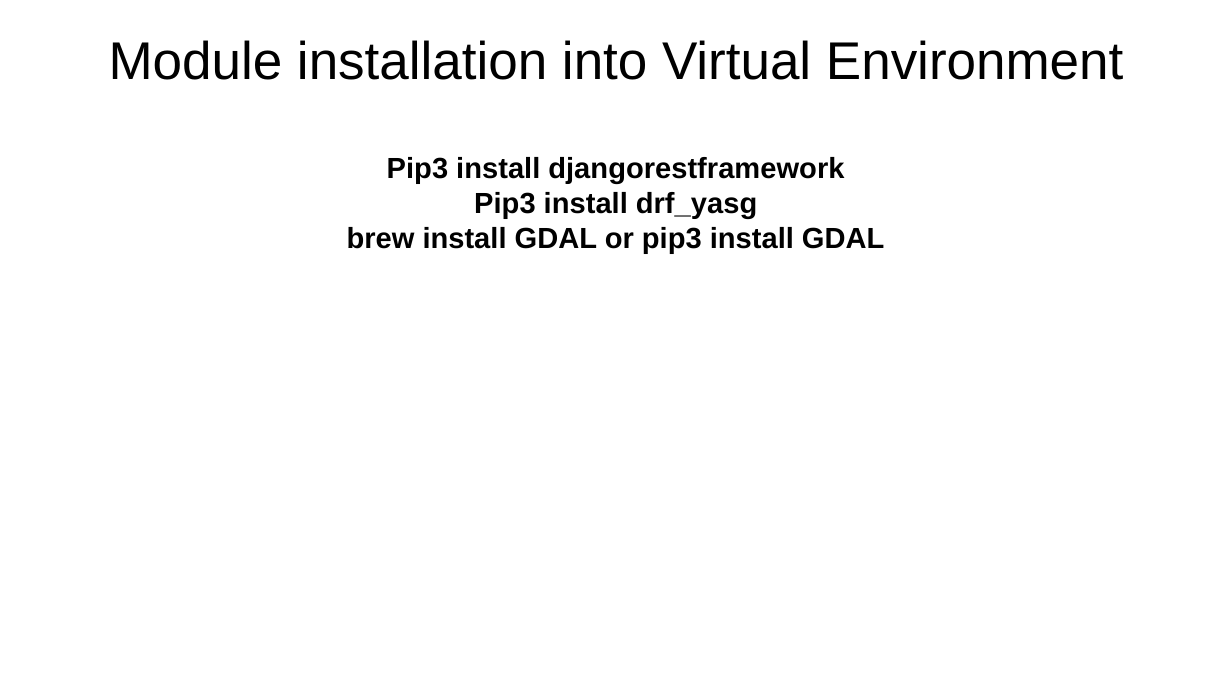
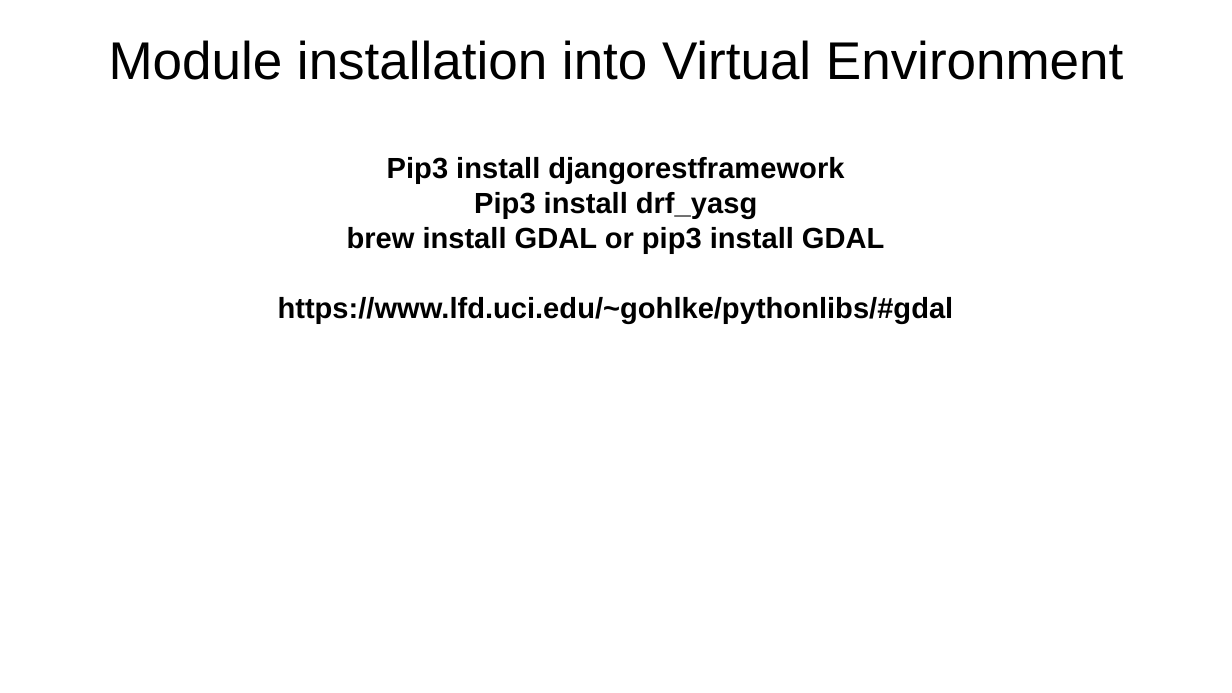
Before and after one commit to chiayiquan/year_3_sem_1, a slide deck: slide 4 of Web Development/SIM/CM3035 Advanced Web Development L15.pptx. Drawn at 1232x693 pixels with LibreOffice and Linux fonts; fonts in the diff are those of the drawing. Boxes give left, top, right and bottom in pixels: in the first picture for what was removed or moved away, otherwise in the second. Text is boxed around its words. In the diff, an @@ line names an element or a change of style, - is before the commit and + after.

```diff
--- a/Web Development/SIM/CM3035 Advanced Web Development L15.pptx
+++ b/Web Development/SIM/CM3035 Advanced Web Development L15.pptx
@@ subtitle at [278, 297, 954, 323]: paragraph added @@
+https://www.lfd.uci.edu/~gohlke/pythonlibs/#gdal
```
Also in this commit, not shown: 15 other files.
